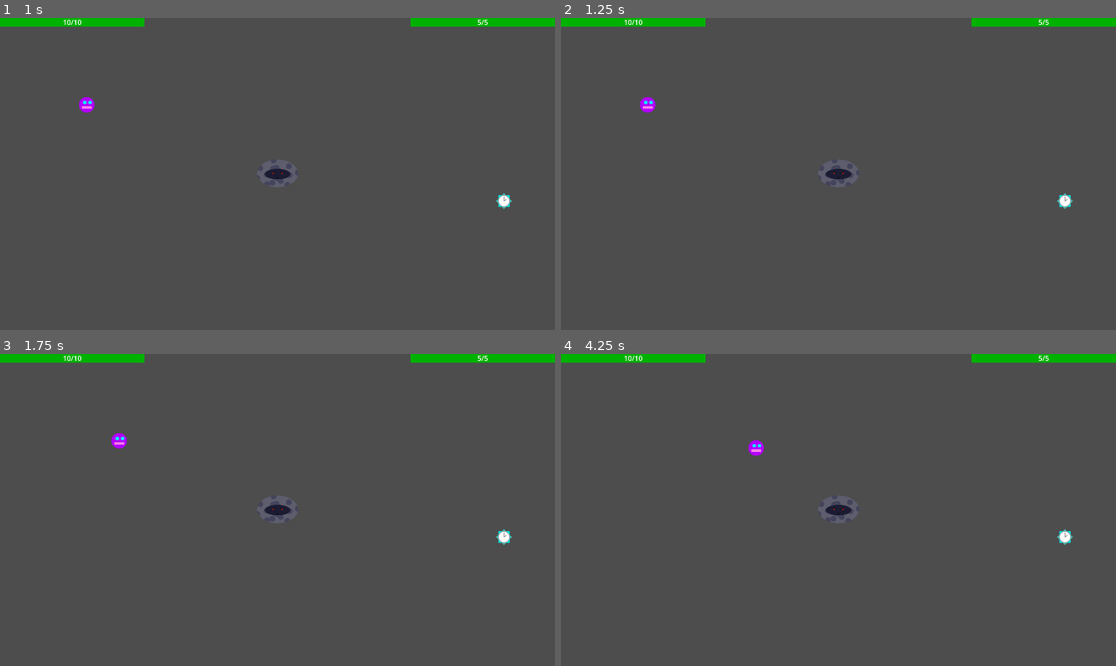
Above: before the commit, frames 1-4 (two rows, left to right).
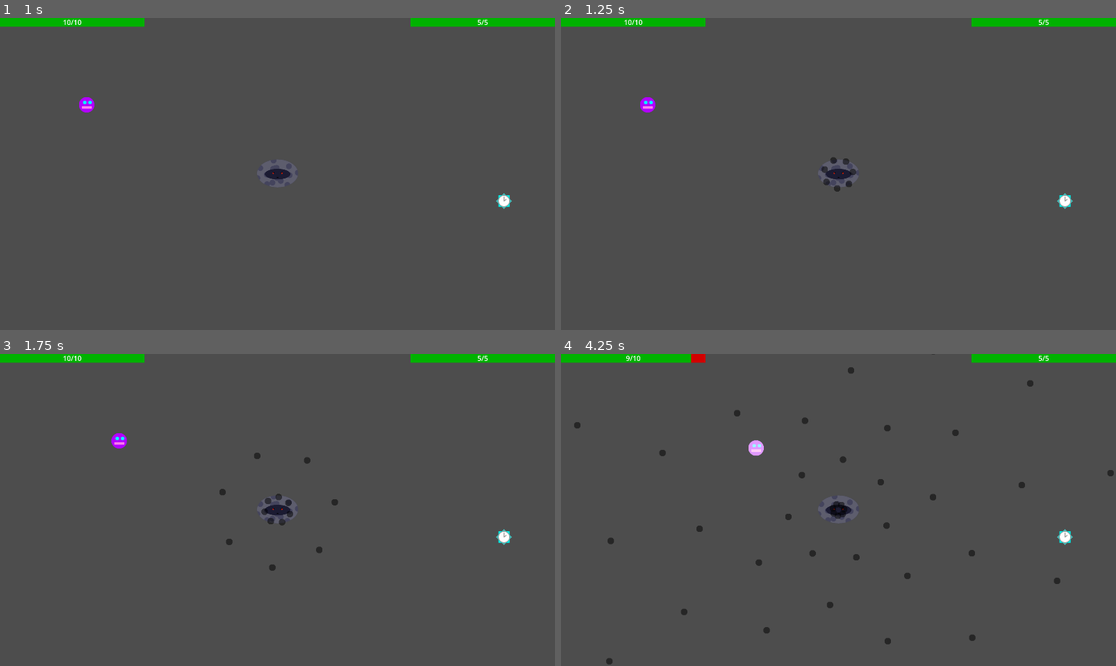
Above: after the commit, the same moments.

Repository: Antoine-Lagache/GameJam_2025
Game: Godot game, scene res://scene/start_menu.tscn
The game is run twice, just before and just after one commit, with the same random seed, the same clock (stepped at 60 frames per second) and the same inputs.
Inputs (mouse positions are in pixels of both pictures, inside the frame that each line leads up to):
- Up to frame 1 (1 s): click "Start Game" at 0.5 s
- Up to frame 2 (1.25 s): no input
- Up to frame 3 (1.75 s): move the mouse to (399, 494) at 1.27 s; hold Right (right) from 1.28 s (still down); hold Shift from 1.28 s (still down)
- Up to frame 4 (4.25 s): move the mouse to (727, 525) at 2.02 s; release Right (right) at 2.03 s; release Shift at 2.03 s; hold Down (down) 2.03-2.78 s; tap Shift at 2.1, 3.6 s; move the mouse to (894, 441) at 2.77 s; hold Right (right) 2.78-3.53 s; hold Shift 2.78-3.53 s; move the mouse to (810, 572) at 3.52 s; hold Up (up) from 3.53 s (still down)

Frame 1 is identical in both runs. In frame 2, 0.1% of the frame differs, in the area x 46-54%, y 44-56%; in frame 3, 0.3%; in frame 4, 0.9%, in the area x 2-100%, y 0-100%.

Commit message:
and moar

Diff:
--- a/gamejame/script/pattern.gd
+++ b/gamejame/script/pattern.gd
@@ -44,7 +44,7 @@
 		11:
 			pattern_11()
 		12:
-			pass
+			pattern_12()
 		13:
 			pass
 		14:
@@ -242,13 +242,14 @@
 
 func pattern_12(): # Time stop? dont care
 	await get_tree().create_timer(0.5).timeout # On evite le spawn kill au chgt de pattern
+	var angle = randf_range(0,2*PI)
 	while(pattern_id == 12):
-		if len(get_tree().get_nodes_in_group("bullet")) < bullet_limit and Global.time_speed:
+		if len(get_tree().get_nodes_in_group("bullet")) < bullet_limit:
 			var circle_size = 7
-			var angle = randf_range(0,2*PI)
 			for i in range(circle_size):
 				var new_bullet:Node = bullet.instantiate()
 				new_bullet.speed = 300
+				new_bullet.is_time_immune = 1.
 				new_bullet.color = Color(0.,0.,0.,0.5)
 				new_bullet.direction = angle + i*2*PI/circle_size
 				add_child(new_bullet)
--- a/gamejame/script/player.gd
+++ b/gamejame/script/player.gd
@@ -15,11 +15,22 @@
 	if i_frames <= 0:
 		hero_hit.play()
 		$Sprite2D.material.set_shader_parameter("flash_modifier", 0.7)
-		$Flash_Timer.start()
+		# $Flash_Timer.start()
+		flash_start()
 		$CanvasLayer/Health_bar.health += -1
 		if $CanvasLayer/Health_bar.health == 0:
 			get_tree().change_scene_to_file("res://scene/gameover.tscn")
 		i_frames = 30
+
+func flash_start():
+	var number_of_flash = 3
+	for i in range(number_of_flash):
+		$Flash_Timer.start(0.08)
+		$Sprite2D.material.set_shader_parameter("flash_modifier", 0.6)
+		await $Flash_Timer.timeout
+		$Sprite2D.material.set_shader_parameter("flash_modifier", 0.0)
+		$Flash_Timer.start(0.12)
+		await $Flash_Timer.timeout
 
 func _ready() -> void:
 	add_to_group("player")
